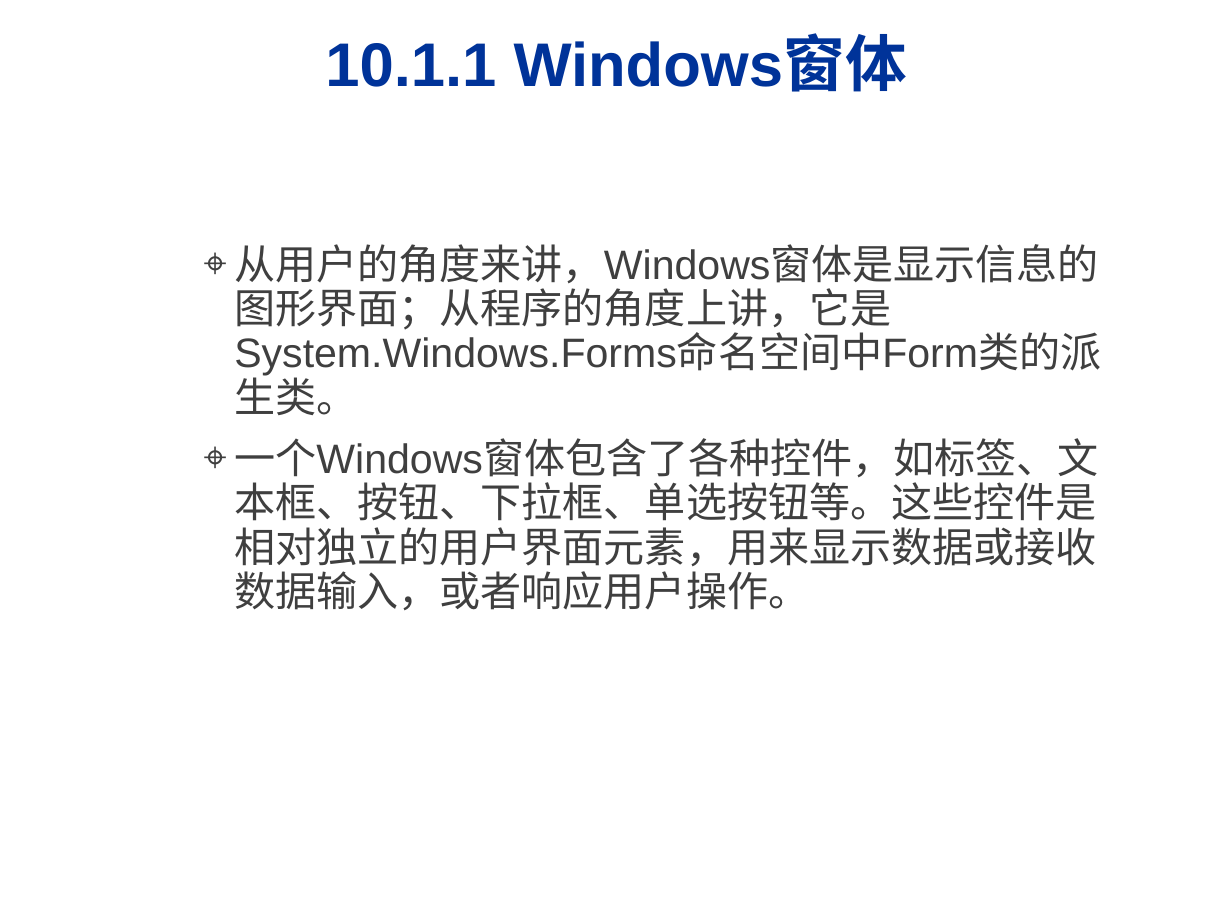
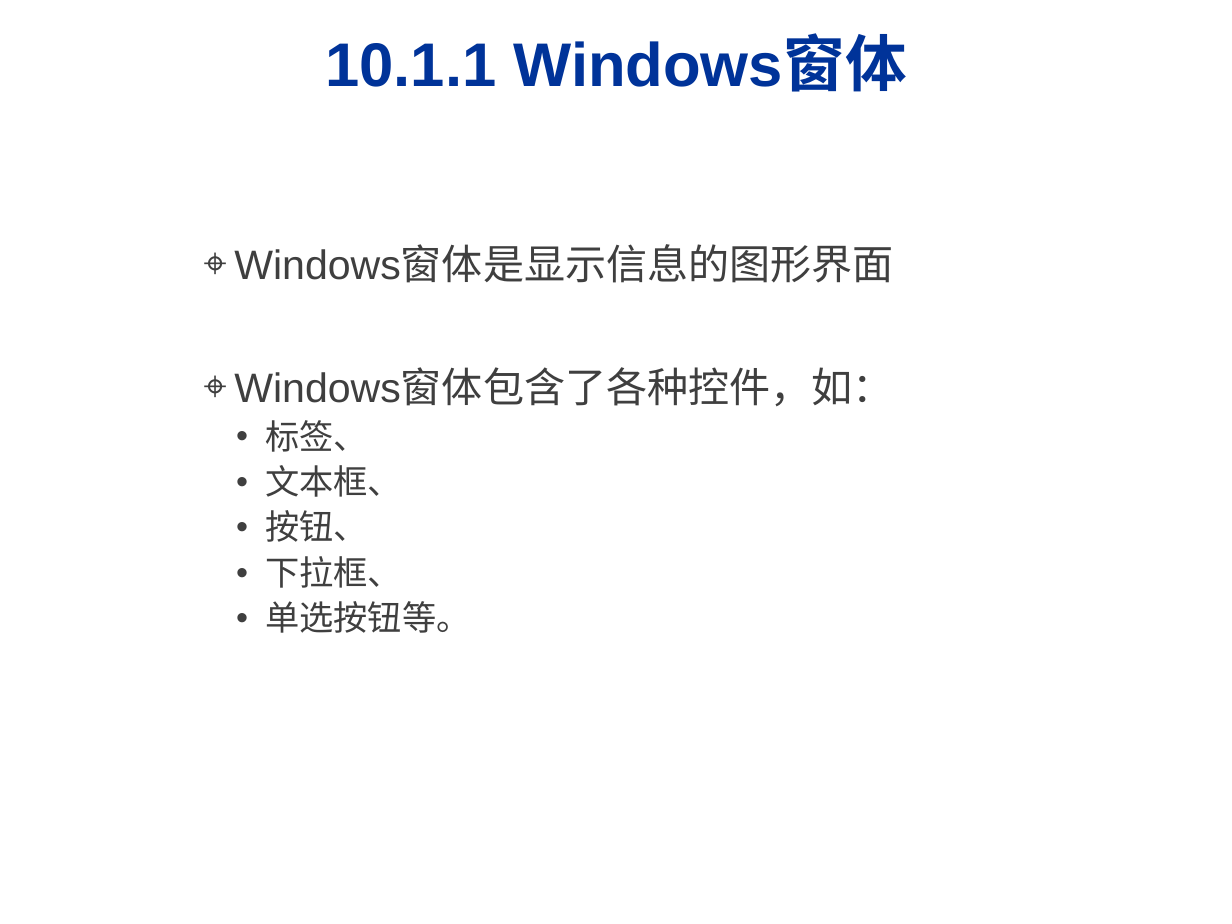
Before and after one commit to HBU/C-Sharp.net, a slide deck: slide 3 of PPT/01第十章.ppt (slide 4 before the commit). Drawn at 1232x924 pixels with LibreOffice and Linux fonts; fonts in the diff are those of the drawing; background and template pictures are left out. Boxes give left, top, right and bottom in pixels: in the first picture for what was removed or moved away, otherwise in the second. Text is boxed around its words. In the diff, an @@ line names an element or a change of style, - is before the commit and + after.

```diff
--- a/PPT/01第十章.ppt
+++ b/PPT/01第十章.ppt
@@ text at [234, 246, 893, 633]: text changed @@
-⌖ 从用户的角度来讲，Windows窗体是显示信息的图形界面；从程序的角度上讲，它是System.Windows.Forms命名空间中Form类的派生类。
-⌖ 一个Windows窗体包含了各种控件，如标签、文本框、按钮、下拉框、单选按钮等。这些控件是相对独立的用户界面元素，用来显示数据或接收数据输入，或者响应用户操作。
+⌖ Windows窗体是显示信息的图形界面
+⌖ Windows窗体包含了各种控件，如：
+  • 标签、
+  • 文本框、
+  • 按钮、
+  • 下拉框、
+  • 单选按钮等。
```
Also in this commit, not shown: 16 other slides changed, 4 slides removed, 13 other files.
